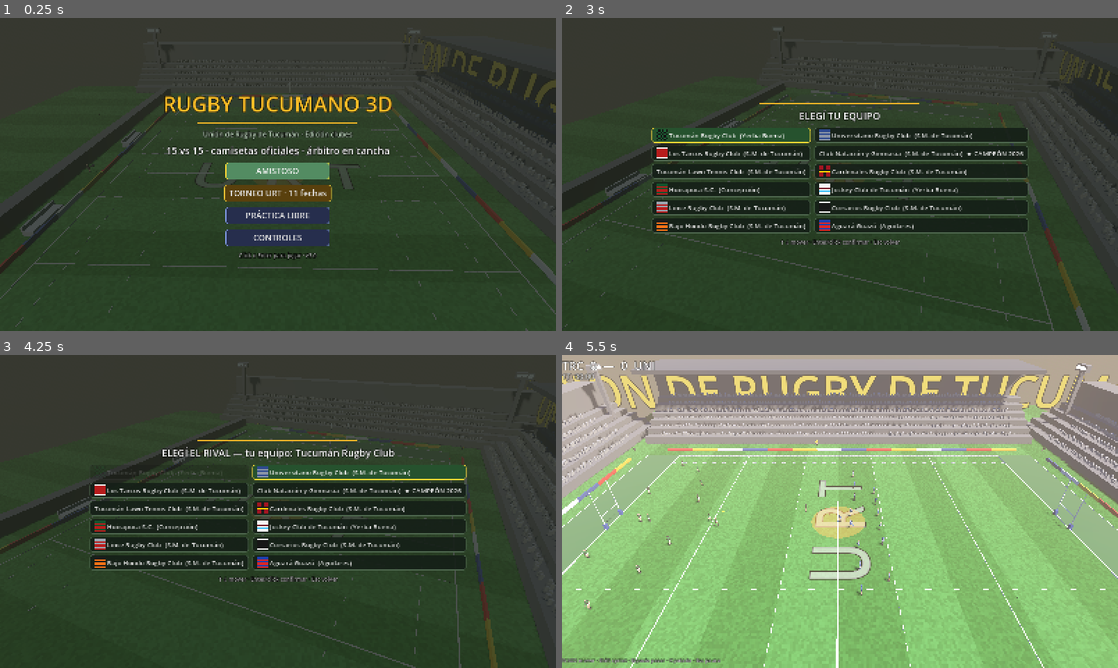
Above: before the commit, frames 1-4 (two rows, left to right).
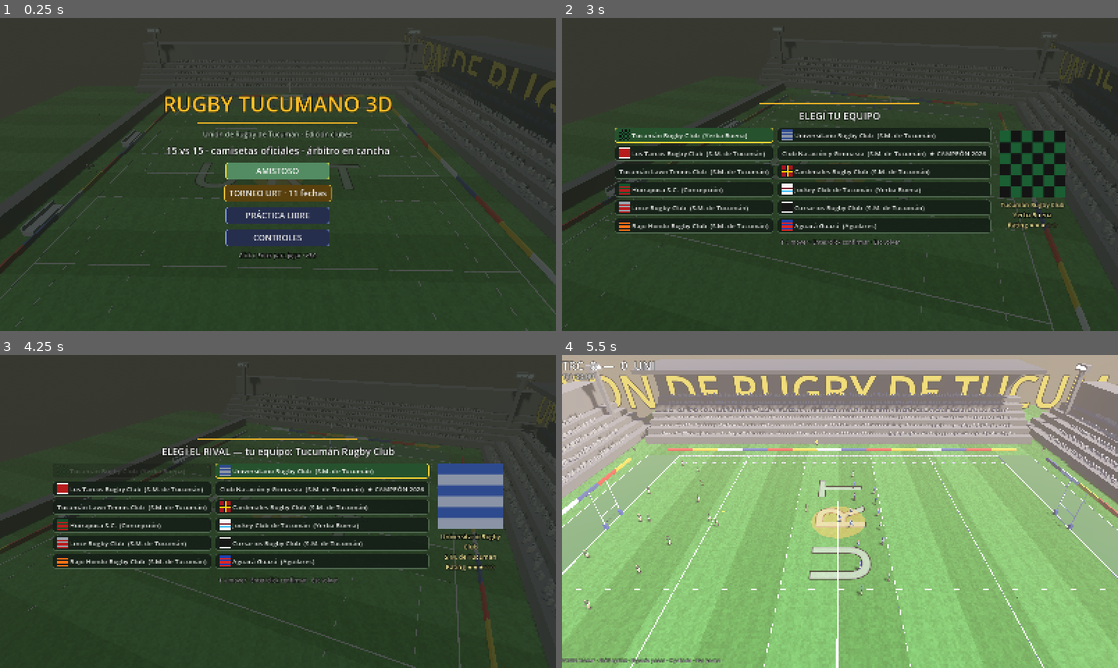
Above: after the commit, the same moments.

Repository: ezealiprandi/rugby-3d
Game: Godot game, scene res://scenes/main.tscn
Two runs of this game, one before a commit and one after it. Both use one fixed random seed, a clock stepped at 60 frames per second and the inputs below.
Inputs (mouse positions are in pixels of both pictures, inside the frame that each line leads up to):
- Up to frame 1 (0.25 s): no input
- Up to frame 2 (3 s): tap O every 0.75 s from 0.5 to 2.75 s; move the mouse to (962, 158) at 0.52 s; hold D (move_right) 0.53-1.28 s; tap X (step) at 0.6, 1.55 s; tap F (tackle) at 0.8, 1.35, 2.3 s; move the mouse to (728, 190) at 1.27 s; hold S (move_down) 1.28-2.03 s; move the mouse to (895, 105) at 2.02 s; hold D (move_right) 2.03-2.78 s; tap V (bomb) at 2.1 s; move the mouse to (812, 237) at 2.77 s; hold W (move_up) from 2.78 s (still down); tap Enter (confirm) at 2.85 s
- Up to frame 3 (4.25 s): tap X (step) at 3.05 s; release W (move_up) at 3.5 s; click "Tucumán Rugby Club (Yerba Bue…" at 3.5 s
- Up to frame 4 (5.5 s): click "Universitario Rugby Club (S.M…" at 4.25 s; move the mouse to (1006, 558) at 5.02 s; hold A (move_left) from 5.03 s (still down); tap Z (crosskick) at 5.1 s; tap F (tackle) at 5.3 s

The runs differ from the first frame. In frame 2, 8.6% of the frame differs, in the area x 9-91%, y 35-69%; in frame 3, 14%, in the area x 9-91%, y 26-73%; in frame 4, less than 0.1%.

Commit message:
Mega gráficos: césped, hinchada teñida, anti-amontonamiento, menú y pelota
- Shader de césped con grano fino + líneas de corte sutiles
- La hinchada se tiñe con los colores de los clubes que juegan
- Separación suave entre jugadores: no se superponen,
  sin el tembleo de la física dura
- Menú: vista previa con camiseta grande, ciudad y
  rating en estrellas del club enfocado
- Pelota con costura y aro de panel, material más liso

Generated with [Devin](https://devin.ai)

Co-Authored-By: Devin <158243242+devin-ai-integration[bot]@users.noreply.github.com>

Diff:
--- a/scripts/ball.gd
+++ b/scripts/ball.gd
@@ -36,10 +36,36 @@
 	mi.mesh = sm
 	mi.rotation.x = PI / 2.0
 	var mat := StandardMaterial3D.new()
-	mat.albedo_color = Color(0.6, 0.36, 0.18)
-	mat.roughness = 0.85
+	mat.albedo_color = Color(0.58, 0.34, 0.16)
+	mat.roughness = 0.7
 	mi.material_override = mat
 	add_child(mi)
+
+	# costura alrededor de la panza (toro oscuro) + aro claro de panel
+	var seam := MeshInstance3D.new()
+	var tm := TorusMesh.new()
+	tm.inner_radius = 0.14
+	tm.outer_radius = 0.185
+	seam.mesh = tm
+	seam.rotation.x = PI / 2.0
+	var smat := StandardMaterial3D.new()
+	smat.albedo_color = Color(0.28, 0.15, 0.07)
+	smat.roughness = 0.8
+	seam.material_override = smat
+	add_child(seam)
+
+	var ring := MeshInstance3D.new()
+	var tm2 := TorusMesh.new()
+	tm2.inner_radius = 0.148
+	tm2.outer_radius = 0.172
+	ring.mesh = tm2
+	ring.rotation.x = PI / 2.0
+	ring.position.z = 0.05
+	var rmat := StandardMaterial3D.new()
+	rmat.albedo_color = Color(0.92, 0.9, 0.85)
+	rmat.roughness = 0.75
+	ring.material_override = rmat
+	add_child(ring)
 	freeze = true
 
 
--- a/scripts/field.gd
+++ b/scripts/field.gd
@@ -12,6 +12,8 @@
 var sun_node: DirectionalLight3D
 var rain: GPUParticles3D
 var floodlights: Array = []          # SpotLight3D de cada torre (noche)
+var crowd_mm: MultiMesh = null       # hinchada (para teñir de colores del club)
+var crowd_palette: Array = []
 
 static func build(parent: Node3D) -> RugbyField:
 	var f := RugbyField.new()
@@ -144,9 +146,12 @@
 void fragment() {
 	vec2 cell = floor(VERTEX.xz * 2.5);
 	float n = fract(sin(dot(cell, vec2(12.9898, 78.233))) * 43758.5453);
-	ALBEDO = color.rgb * (0.86 + n * 0.26);
-	ROUGHNESS = 0.95;
-	SPECULAR = 0.15;
+	float grain = fract(sin(dot(floor(VERTEX.xz * 30.0),
+		vec2(26.6517, 38.1254))) * 29731.13);
+	float mow = step(0.5, fract(VERTEX.x * 0.35)) * 0.05;
+	ALBEDO = color.rgb * (0.80 + n * 0.20 + grain * 0.10 + mow);
+	ROUGHNESS = 0.9;
+	SPECULAR = 0.2;
 }
 """
 	var green_a := ShaderMaterial.new()
@@ -483,11 +488,12 @@
 	# público con MultiMesh: un draw call para ~2500 espectadores
 	var rng := RandomNumberGenerator.new()
 	rng.seed = 7
-	var palette := [
+	crowd_palette = [
 		Color(0.9, 0.2, 0.2), Color(0.95, 0.95, 0.9), Color(0.2, 0.3, 0.7),
 		Color(0.9, 0.6, 0.15), Color(0.15, 0.5, 0.25), Color(0.7, 0.7, 0.75),
 		Color(0.3, 0.3, 0.35), Color(0.95, 0.55, 0.2),
 	]
+	var palette: Array = crowd_palette
 	var mm := MultiMesh.new()
 	mm.transform_format = MultiMesh.TRANSFORM_3D
 	mm.use_colors = true
@@ -515,7 +521,25 @@
 	var inst := MultiMeshInstance3D.new()
 	inst.multimesh = mm
 	add_child(inst)
+	crowd_mm = mm
 	for i in positions.size():
 		var t := Transform3D(Basis.IDENTITY, positions[i])
 		mm.set_instance_transform(i, t)
 		mm.set_instance_color(i, palette[rng.randi() % palette.size()])
+
+
+# Tiñe parte de la hinchada con los colores de los clubes que juegan.
+func tint_crowd(home_c: Color, away_c: Color) -> void:
+	if crowd_mm == null:
+		return
+	var rng := RandomNumberGenerator.new()
+	rng.seed = 99
+	for i in crowd_mm.instance_count:
+		var r := rng.randf()
+		if r < 0.22:
+			crowd_mm.set_instance_color(i, home_c.lightened(rng.randf() * 0.3))
+		elif r < 0.36:
+			crowd_mm.set_instance_color(i, away_c.lightened(rng.randf() * 0.3))
+		else:
+			crowd_mm.set_instance_color(i,
+				crowd_palette[rng.randi() % crowd_palette.size()])
--- a/scripts/main.gd
+++ b/scripts/main.gd
@@ -293,6 +293,9 @@
 					"drawn": 0, "lost": 0, "pf": 0, "pa": 0, "bonus": 0})
 		away = tour_fixture[tour_pos]
 	away_idx = away
+	if field != null:
+		field.tint_crowd(RugbyTeams.CLUBS[home_idx]["primary"],
+			RugbyTeams.CLUBS[away_idx]["primary"])
 	_spawn_players()
 	reset_for_kickoff(first_kicker)
 	var tod_msg := ""
--- a/scripts/menu.gd
+++ b/scripts/menu.gd
@@ -23,8 +23,11 @@
 var controls_btn: Button
 var controls_lbl: Label
 var grid: GridContainer
+var sel_row: HBoxContainer
 var buttons: Array[Button] = []
 var footer_lbl: Label
+var preview_tex: TextureRect
+var preview_lbl: Label
 
 
 func _mode_button(text: String, bg_c: Color, border_c: Color) -> Button:
@@ -157,12 +160,34 @@
 	controls_lbl.visible = false
 	vb.add_child(controls_lbl)
 
+	sel_row = HBoxContainer.new()
+	sel_row.add_theme_constant_override("separation", 24)
+	sel_row.alignment = BoxContainer.ALIGNMENT_CENTER
+	sel_row.size_flags_horizontal = Control.SIZE_SHRINK_CENTER
+	vb.add_child(sel_row)
+
 	grid = GridContainer.new()
 	grid.columns = 2
 	grid.add_theme_constant_override("h_separation", 10)
 	grid.add_theme_constant_override("v_separation", 8)
 	grid.size_flags_horizontal = Control.SIZE_SHRINK_CENTER
-	vb.add_child(grid)
+	sel_row.add_child(grid)
+
+	# vista previa del club enfocado: camiseta grande + datos
+	var pv := VBoxContainer.new()
+	pv.alignment = BoxContainer.ALIGNMENT_CENTER
+	pv.add_theme_constant_override("separation", 8)
+	pv.custom_minimum_size = Vector2(190, 0)
+	sel_row.add_child(pv)
+	preview_tex = TextureRect.new()
+	preview_tex.custom_minimum_size = Vector2(150, 190)
+	preview_tex.expand_mode = TextureRect.EXPAND_IGNORE_SIZE
+	preview_tex.stretch_mode = TextureRect.STRETCH_KEEP_ASPECT_CENTERED
+	pv.add_child(preview_tex)
+	preview_lbl = _lbl(18)
+	preview_lbl.autowrap_mode = TextServer.AUTOWRAP_WORD_SMART
+	preview_lbl.add_theme_color_override("font_color", Color(0.95, 0.9, 0.6))
+	pv.add_child(preview_lbl)
 
 	var clubs: Array = RugbyTeams.CLUBS
 	for i in clubs.size():
@@ -215,7 +240,7 @@
 	tourney_btn.visible = is_title
 	practice_btn.visible = is_title
 	controls_btn.visible = is_title
-	grid.visible = step == Step.HOME or step == Step.AWAY
+	sel_row.visible = step == Step.HOME or step == Step.AWAY
 	controls_lbl.visible = is_controls
 
 	match step:
@@ -231,11 +256,13 @@
 			footer_lbl.text = "↑↓ mover · Enter/click confirmar · Esc volver"
 			_fill_rows(-1)
 			buttons[cursor].grab_focus()
+			_update_preview()
 		Step.AWAY:
 			prompt_lbl.text = "ELEGÍ EL RIVAL — tu equipo: %s" % clubs[home_idx]["name"]
 			footer_lbl.text = "↑↓ mover · Enter/click confirmar · Esc volver"
 			_fill_rows(home_idx)
 			buttons[cursor].grab_focus()
+			_update_preview()
 		Step.CONTROLS:
 			prompt_lbl.text = "CONTROLES"
 			footer_lbl.text = "Esc volver"
@@ -258,6 +285,12 @@
 		_back()
 		return
 	if step == Step.HOME or step == Step.AWAY:
+		var fo := get_viewport().gui_get_focus_owner()
+		if fo != null and fo in buttons:
+			var fi := buttons.find(fo)
+			if fi != cursor:
+				cursor = fi
+				_update_preview()
 		if Input.is_action_just_pressed("move_down"):
 			_move_cursor(2)
 		elif Input.is_action_just_pressed("move_up"):
@@ -279,6 +312,17 @@
 	if next != cursor:
 		cursor = next
 		buttons[cursor].grab_focus()
+		_update_preview()
+
+
+func _update_preview() -> void:
+	if preview_tex == null or cursor < 0:
+		return
+	var c: Dictionary = RugbyTeams.CLUBS[cursor]
+	preview_tex.texture = RugbyTeams.jersey_texture(cursor)
+	var stars := clampi(int(round((c["rating"] - 0.88) / 0.05)), 1, 5)
+	preview_lbl.text = "%s\n%s\nRating %s" % [c["name"], c["city"],
+		"★".repeat(stars) + "☆".repeat(5 - stars)]
 
 
 func _back() -> void:
@@ -314,6 +358,7 @@
 		if i != exclude:
 			cursor = i
 			buttons[i].grab_focus()
+			_update_preview()
 
 
 func _on_team_pressed(i: int) -> void:
--- a/scripts/player.gd
+++ b/scripts/player.gd
@@ -264,6 +264,18 @@
 	wish *= 0.7 + 0.3 * stamina
 	velocity.x = wish.x
 	velocity.z = wish.z
+
+	# separación suave: los jugadores no se superponen, sin física dura
+	for op in game.players:
+		if op == self or op.tackled > 0.0:
+			continue
+		var diff := global_position - op.global_position
+		diff.y = 0.0
+		var dd := diff.length()
+		if dd < 1.05 and dd > 0.001:
+			var push := diff.normalized() * ((1.05 - dd) / 1.05) * 7.5
+			velocity.x += push.x
+			velocity.z += push.z
 	_apply_gravity_move(delta)
 
 	var hs := Vector2(velocity.x, velocity.z).length()
